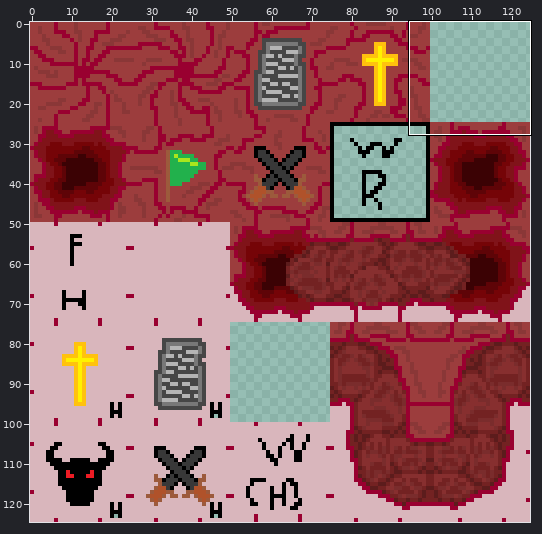
A sprite sheet gets an edit: art/Wrath-Heresy tileset.png. Above, an overview of the earlier version with the close-up marked.
Close-up. Before the commit:
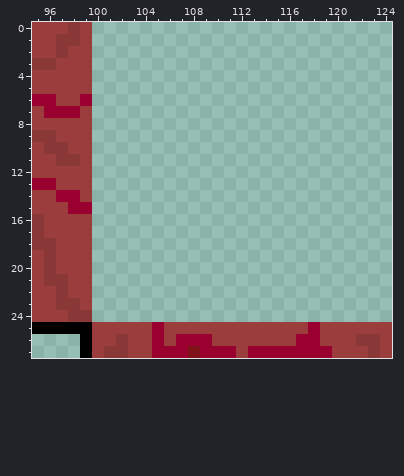
The file is 125x125 pixels. Shown: x 95..124, y 0..27. The commit also changed other parts of the picture, which this record leaves out.
Once edited:
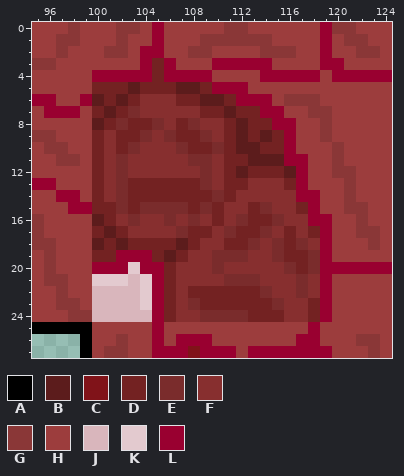
Palette (. is transparent): A #000000  B #5c1c1c  C #801319  D #732222  E #7a2c2c  F #872f2f  G #8a3737  H #9c3d3d  J #d9b6bc  K #e3cacf  L #990030
From old to new:
{"y":0,"x":100,"old":".........................","new":"HHGGHLHHHHHGGHHHHHHLGGHHH"}
{"y":1,"x":100,"old":".........................","new":"HHGHHLHHHGGGGGGHHHHLHGGHH"}
{"y":2,"x":100,"old":".........................","new":"HGGHLLHHGGHHHHGGGHHLHHGGH"}
{"y":3,"x":100,"old":".........................","new":"HHHHLDLHHHLLLLLHHHHLLHHHH"}
{"y":4,"x":100,"old":".........................","new":"LLLLLDLLLLHHHHLLLLLHLLLLL"}
{"y":5,"x":100,"old":".........................","new":"DDDBDDDBBDLLLHHHHHHHHHHHH"}
{"y":6,"x":100,"old":".........................","new":"BDBDFFFDDBBDLLLHGGGHHHHHH"}
{"y":7,"x":100,"old":".........................","new":"DBDEFFFFFDDBDDLLHHGGHHHHH"}
{"y":8,"x":100,"old":".........................","new":"BDEDDEFDEFFDBDDLLHHGHHHHH"}
{"y":9,"x":100,"old":".........................","new":"DFDDEFEDDEFDBDBDLHHGHHHHH"}
{"y":10,"x":100,"old":".........................","new":"DFDEFFFEDDEDBBDDLHHHGHHHH"}
{"y":11,"x":100,"old":".........................","new":"DFEFFFFFEEFDDBBBLLHHGHHHH"}
{"y":12,"x":100,"old":".........................","new":"DFEFFFFFFEFDBDDDBLHHGGHHH"}
{"y":13,"x":100,"old":".........................","new":"DFEDDDDDDEFDDFFFDLHHHGHHH"}
{"y":14,"x":100,"old":".........................","new":"DFEDDDDDDDEDFFFFFLLHHGHHH"}
{"y":15,"x":100,"old":".........................","new":"DDEDEEEEDEDFFDEFFDLHHGGHH"}
{"y":16,"x":100,"old":".........................","new":"BDFEFFEFEFDFEDDEFFLLHHGHH"}
{"y":17,"x":100,"old":".........................","new":"DBDFFFFEDDFEDDEFDFDLHHGGH"}
{"y":18,"x":100,"old":".........................","new":"BDBDDDDBDFFDDEFEDEFLHHHGH"}
{"y":19,"x":100,"old":".........................","new":"DDLLLDBDFFEEEFFEDDELHHHHH"}
{"y":20,"x":100,"old":".........................","new":"LLLKLLDFFFEFFFFFEDELLLLLL"}
{"y":21,"x":100,"old":".........................","new":"KKKJKLDFFFFEEEFFFEFLHHHHH"}
{"y":22,"x":100,"old":".........................","new":"JJJJKLDFDDDDDDEFFEFLHHHHH"}
{"y":23,"x":100,"old":".........................","new":"JJJJKLDFEDDDDDDEFFDLHHHHH"}
{"y":24,"x":100,"old":".........................","new":"JJJJJLDFFEEEEDDDFFDLHHHHH"}
{"label":"added","picture_box":[92,22,392,322]}
